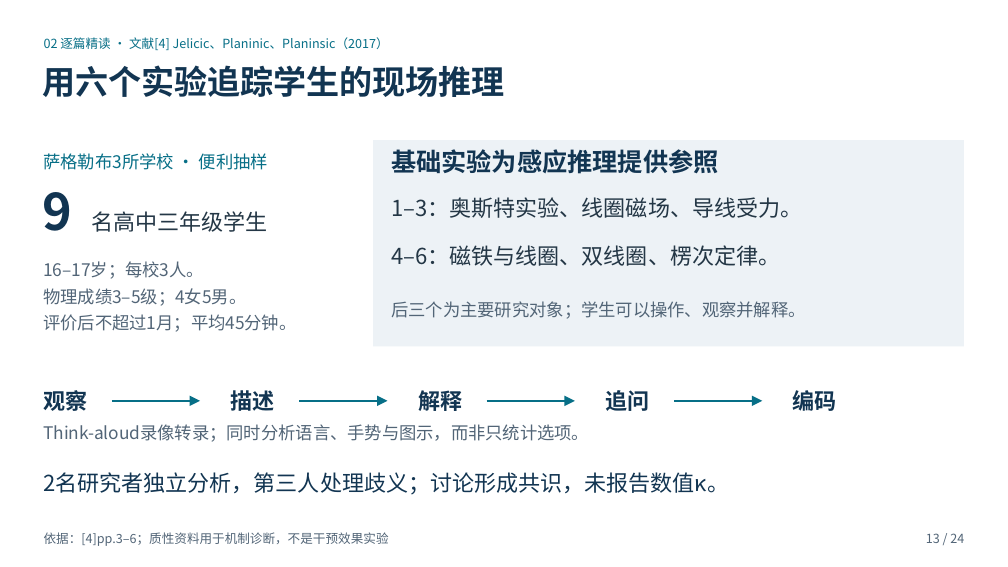
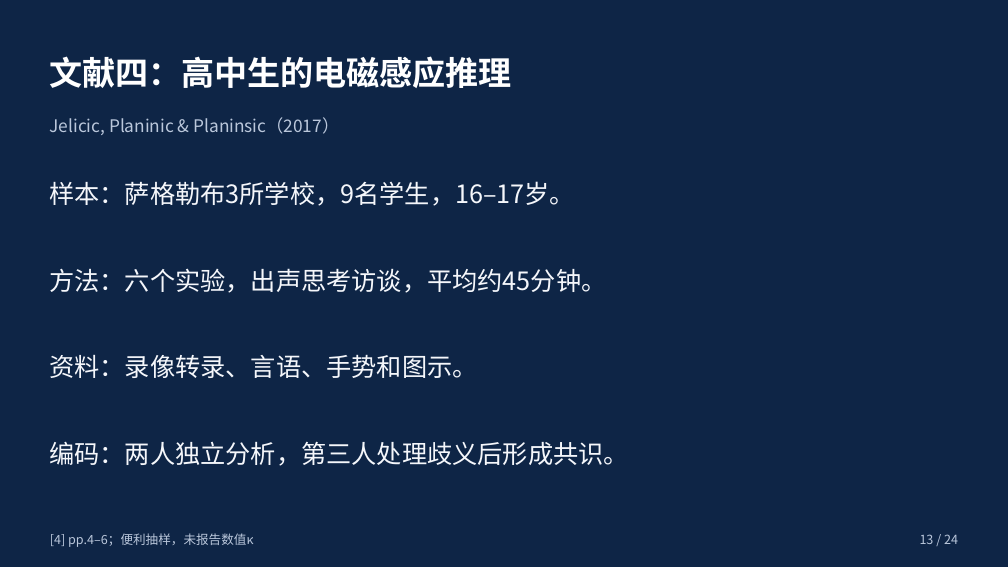
Before and after one commit to c1742/ppt-master, a slide deck: slide 13 of outputs/基础物理专题研究_四篇文献精读汇报.pptx. Drawn at 1008x567 pixels with LibreOffice and Linux fonts; fonts in the diff are those of the drawing. Boxes give left, top, right and bottom in pixels: in the first picture for what was removed or moved away, otherwise in the second. Text is boxed around its words. In the diff, an @@ line names an element or a change of style, - is before the commit and + after.

```diff
--- a/outputs/基础物理专题研究_四篇文献精读汇报.pptx
+++ b/outputs/基础物理专题研究_四篇文献精读汇报.pptx
@@ background #FFFFFF to #0E2546 @@
@@ text at (49,56,511,88): text changed; size 12 to 31.5 pt; text colour #076F87 to #FFFFFF; bold on @@
-02 逐篇精读 · 文献[4] Jelicic、Planinic、Planinsic（2017）
+文献四：高中生的电磁感应推理
@@ text at (50,117,340,135): text changed; size 31.5 to 16.5 pt; text colour #123552 to #BAC7DB; bold off @@
-用六个实验追踪学生的现场推理
+Jelicic, Planinic & Planinsic（2017）
@@ text removed at (43,192,73,231) @@
-9
@@ text at (49,181,575,206): text changed; size 16.5 to 24 pt; text colour #076F87 to #F5F7FB @@
-萨格勒布3所学校 · 便利抽样
+样本：萨格勒布3所学校，9名学生，16–17岁。
@@ text removed at (91,211,267,232) @@
-名高中三年级学生
@@ text removed at (43,261,296,332) @@
-16–17岁；每校3人。
-物理成绩3–5级；4女5男。
-评价后不超过1月；平均45分钟。
@@ text added at (49,268,606,293), 24 pt, text #F5F7FB @@
+方法：六个实验，出声思考访谈，平均约45分钟。
@@ group removed at (374,140,964,346): 4 texts, 1 rectangle @@
-基础实验为感应推理提供参照
-1–3：奥斯特实验、线圈磁场、导线受力。
-4–6：磁铁与线圈、双线圈、楞次定律。
-后三个为主要研究对象；学生可以操作、观察并解释。
@@ text added at (49,355,477,378), 24 pt, text #F5F7FB @@
+资料：录像转录、言语、手势和图示。
@@ group removed at (43,387,837,442): 6 texts, 4 arrows @@
-观察
-描述
-解释
-追问
-编码
-Think-aloud录像转录；同时分析语言、手势与图示，而非只统计选项。
@@ text at (49,441,629,466): text changed; size 21 to 24 pt; text colour #123552 to #F5F7FB @@
-2名研究者独立分析，第三人处理歧义；讨论形成共识，未报告数值κ。
+编码：两人独立分析，第三人处理歧义后形成共识。
@@ text removed at (44,532,389,546) @@
-依据：[4]pp.3–6；质性资料用于机制诊断，不是干预效果实验
@@ text added at (50,533,253,547), 12 pt, text #BAC7DB @@
+[4] pp.4–6；便利抽样，未报告数值κ
@@ text "13 / 24" at (920,534,958,544): text colour #526577 to #BAC7DB @@
```
Also in this commit, not shown: 18 other slides changed, 5 slides added, 5 slides removed, 2 other files.
